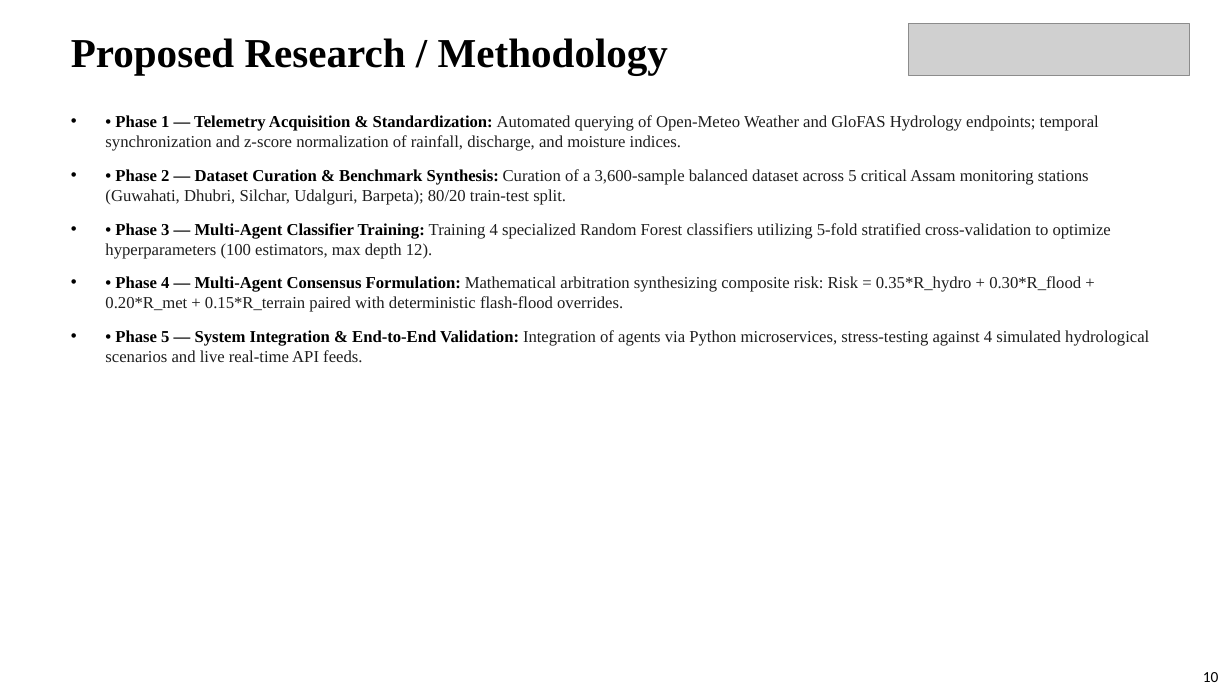
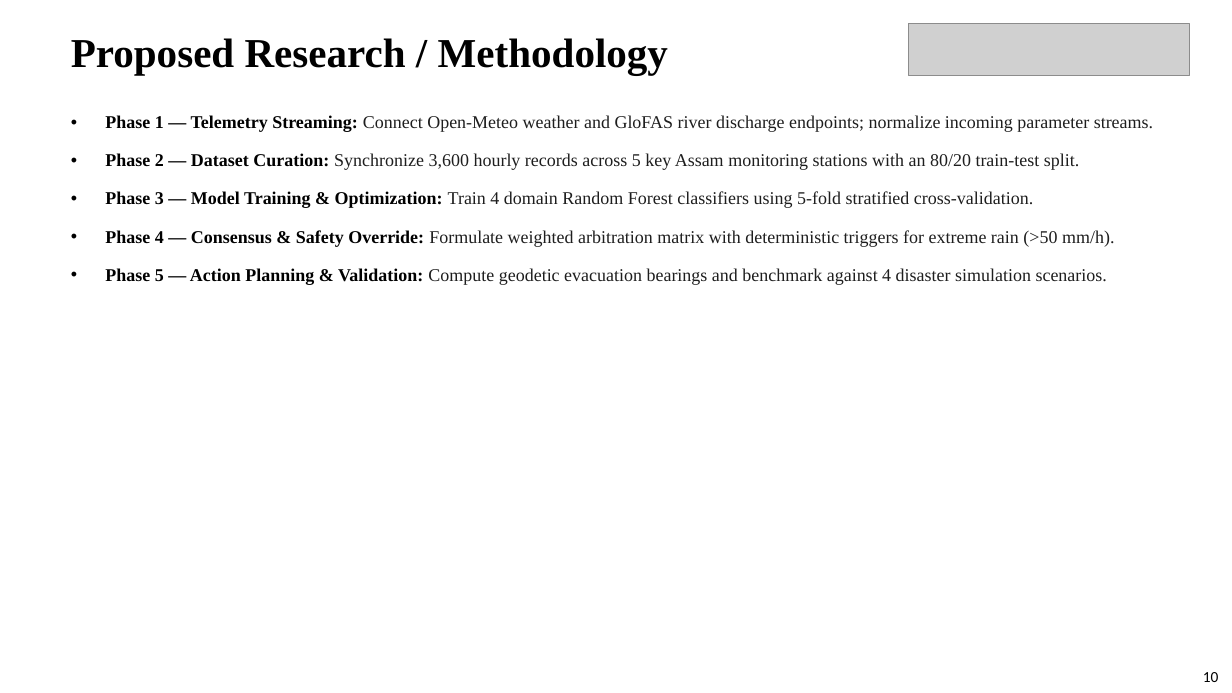
Before and after one commit to Prajwalbaligidad/floodGuard, a slide deck: slide 10 of Design_Project_Presentation_MultiAgent_AI.pptx. Drawn at 1232x693 pixels with LibreOffice and Linux fonts; fonts in the diff are those of the drawing; grey boxes stand for pictures. Boxes give left, top, right and bottom in pixels: in the first picture for what was removed or moved away, otherwise in the second. Text is boxed around its words. In the diff, an @@ line names an element or a change of style, - is before the commit and + after.

```diff
--- a/Design_Project_Presentation_MultiAgent_AI.pptx
+++ b/Design_Project_Presentation_MultiAgent_AI.pptx
@@ text at bbox=[105, 115, 1153, 285]: text changed; size 13 to 14 pt @@
-• • Phase 1 — Telemetry Acquisition & Standardization: Automated querying of Open-Meteo Weather and GloFAS Hydrology endpoints; temporal synchronization and z-score normalization of rainfall, discharge, and moisture indices.
-• • Phase 2 — Dataset Curation & Benchmark Synthesis: Curation of a 3,600-sample balanced dataset across 5 critical Assam monitoring stations (Guwahati, Dhubri, Silchar, Udalguri, Barpeta); 80/20 train-test split.
-• • Phase 3 — Multi-Agent Classifier Training: Training 4 specialized Random Forest classifiers utilizing 5-fold stratified cross-validation to optimize hyperparameters (100 estimators, max depth 12).
-• • Phase 4 — Multi-Agent Consensus Formulation: Mathematical arbitration synthesizing composite risk: Risk = 0.35*R_hydro + 0.30*R_flood + 0.20*R_met + 0.15*R_terrain paired with deterministic flash-flood overrides.
-• • Phase 5 — System Integration & End-to-End Validation: Integration of agents via Python microservices, stress-testing against 4 simulated hydrological scenarios and live real-time API feeds.
+• Phase 1 — Telemetry Streaming: Connect Open-Meteo weather and GloFAS river discharge endpoints; normalize incoming parameter streams.
+• Phase 2 — Dataset Curation: Synchronize 3,600 hourly records across 5 key Assam monitoring stations with an 80/20 train-test split.
+• Phase 3 — Model Training & Optimization: Train 4 domain Random Forest classifiers using 5-fold stratified cross-validation.
+• Phase 4 — Consensus & Safety Override: Formulate weighted arbitration matrix with deterministic triggers for extreme rain (>50 mm/h).
+• Phase 5 — Action Planning & Validation: Compute geodetic evacuation bearings and benchmark against 4 disaster simulation scenarios.
```
Also in this commit, not shown: 19 other slides changed, 5 other files.
